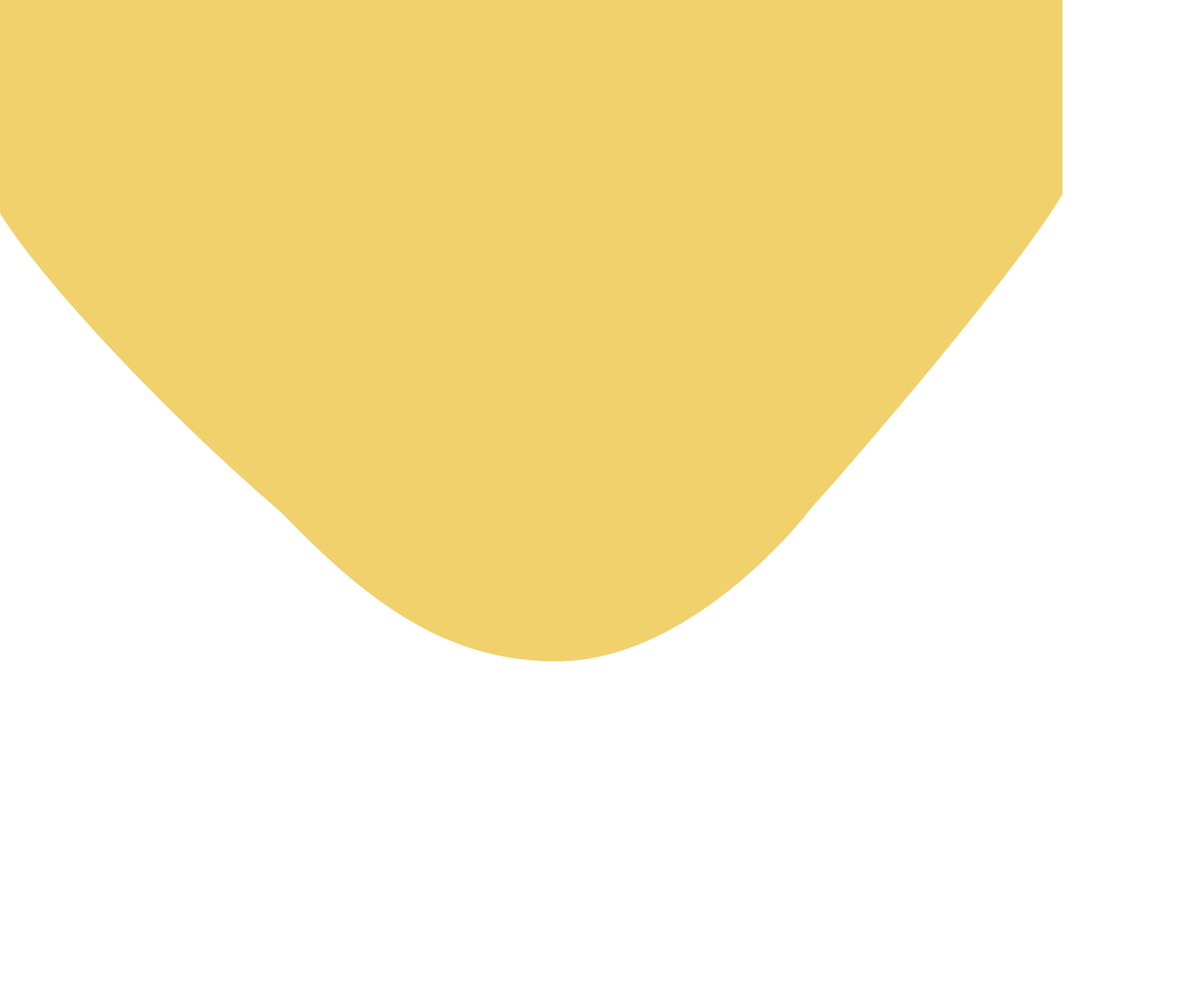
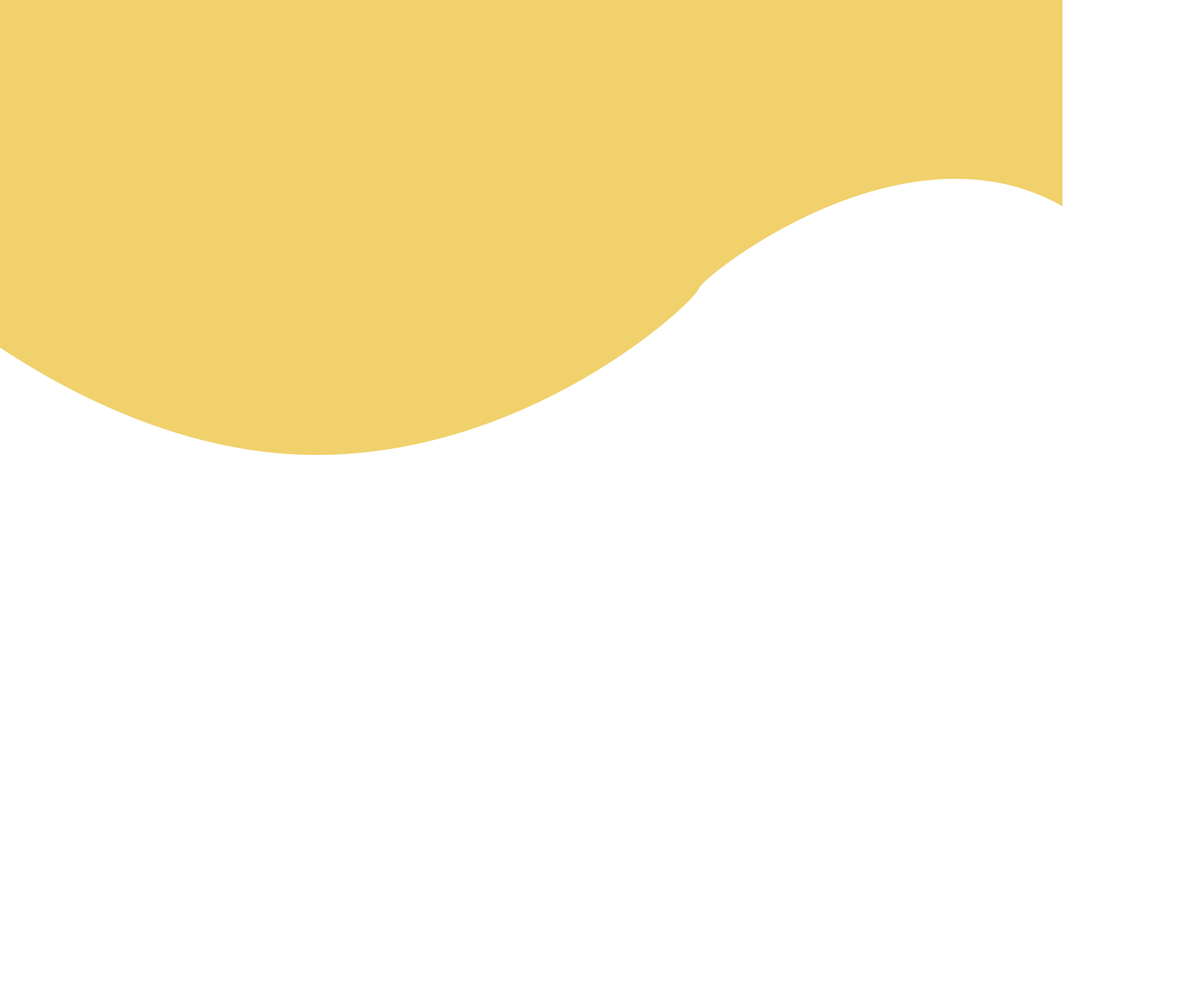
Two versions of the same layered image (1181 x 1008). Layer-by-layer changes:
renamed "Ellipse 1" to "Shape 1", painted on it over [0, 178, 1063, 662]
